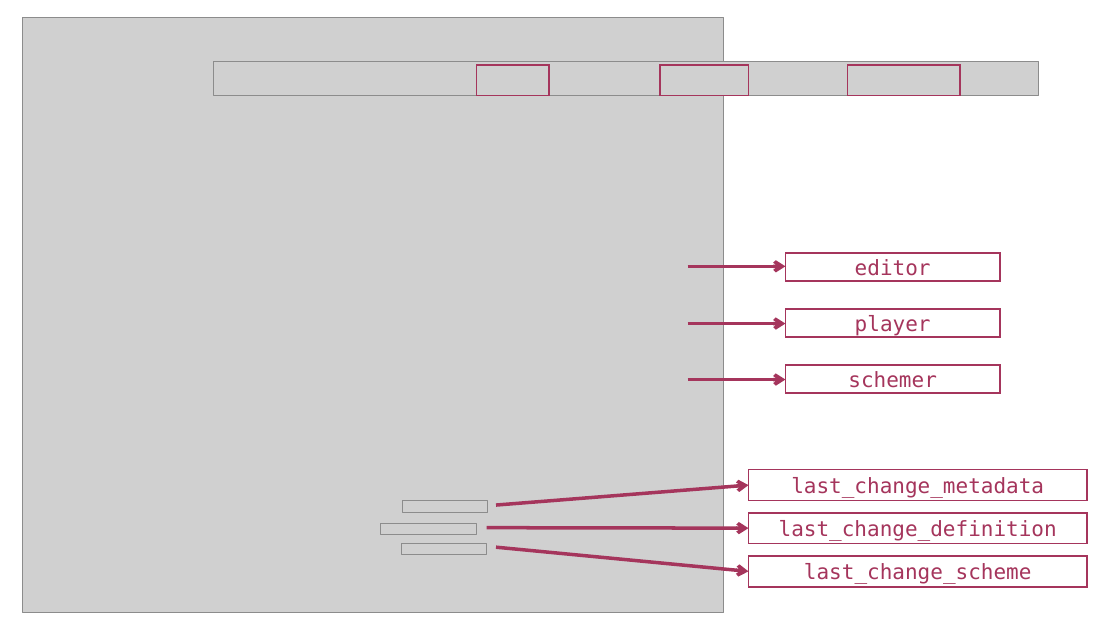
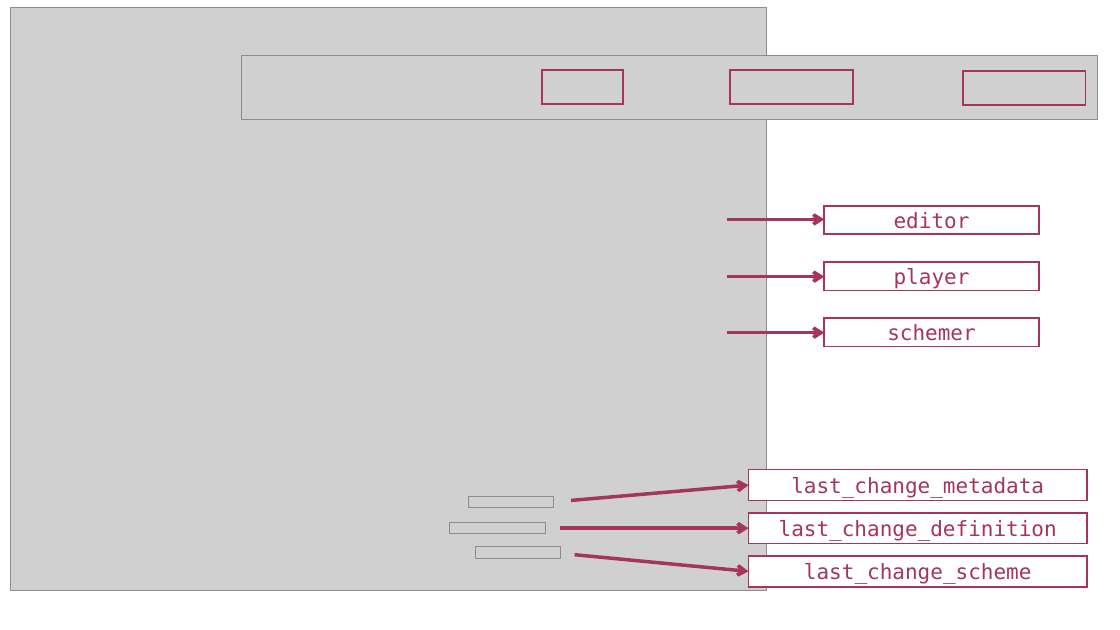
Before and after one commit to iqb-research/eatPrepTBA, a slide deck: slide 5 of vignettes/images/images.pptx. Drawn at 1120x630 pixels with LibreOffice and Linux fonts; fonts in the diff are those of the drawing; grey boxes stand for pictures. Boxes give left, top, right and bottom in pixels: in the first picture for what was removed or moved away, otherwise in the second. Text is boxed around its words. In the diff, an @@ line names an element or a change of style, - is before the commit and + after.

```diff
--- a/vignettes/images/images.pptx
+++ b/vignettes/images/images.pptx
@@ picture: place and size @@
-picture at bbox=[23, 17, 723, 613]
+picture at bbox=[11, 8, 766, 591]
@@ picture added at bbox=[242, 55, 1098, 119] @@
@@ picture removed at bbox=[213, 61, 1038, 96] @@
@@ rectangle: place and size @@
-rectangle at bbox=[476, 65, 549, 95]
+rectangle at bbox=[542, 70, 623, 104]
@@ rectangle removed at bbox=[660, 65, 749, 95] @@
@@ rectangle: place and size @@
-rectangle at bbox=[848, 65, 960, 95]
+rectangle at bbox=[730, 70, 853, 104]
@@ rectangle added at bbox=[963, 71, 1086, 105], outline #A5355C 1.5 pt @@
@@ 3 rectangles, 3 arrows: place and size @@
-3 rectangles, 3 arrows at bbox=[688, 253, 1000, 393]
+3 rectangles, 3 arrows at bbox=[727, 206, 1038, 346]
@@ picture: place and size @@
-picture at bbox=[403, 501, 488, 513]
+picture at bbox=[469, 496, 554, 507]
@@ arrow moved from (497, 505) - (749, 486) to (571, 501) - (749, 486) @@
@@ picture: place and size @@
-picture at bbox=[381, 523, 476, 535]
+picture at bbox=[450, 523, 545, 534]
@@ arrow moved from (486, 528) - (749, 528) to (560, 528) - (749, 528) @@
@@ picture: place and size @@
-picture at bbox=[402, 544, 486, 555]
+picture at bbox=[476, 547, 560, 559]
@@ arrow moved from (497, 547) - (749, 571) to (575, 555) - (749, 571) @@
```
Also in this commit, not shown: 2 other slides changed, 4 other files.
